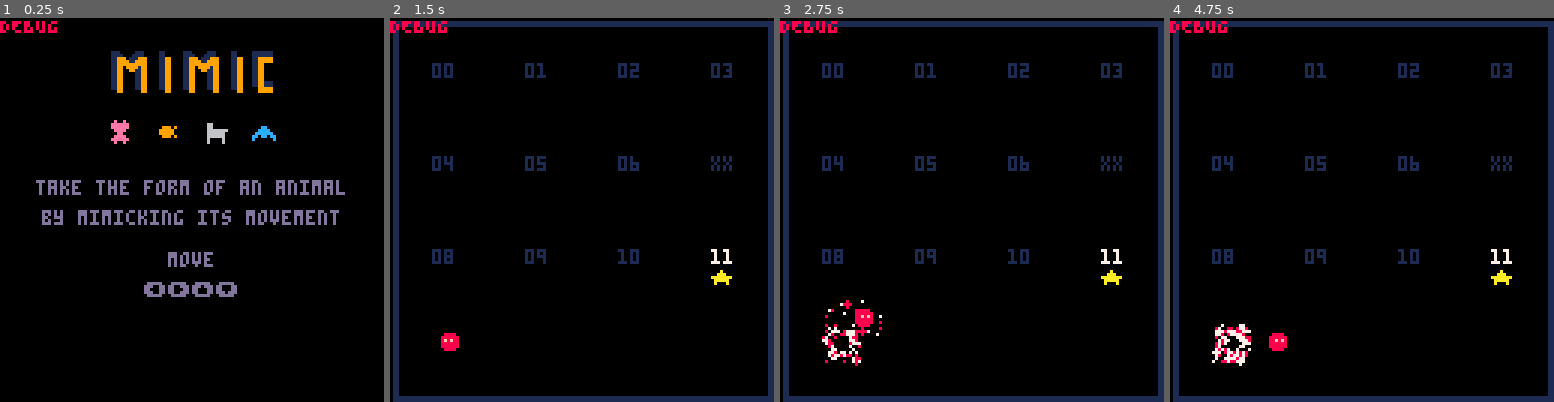
Above: before the commit, frames 1-4 (left to right).
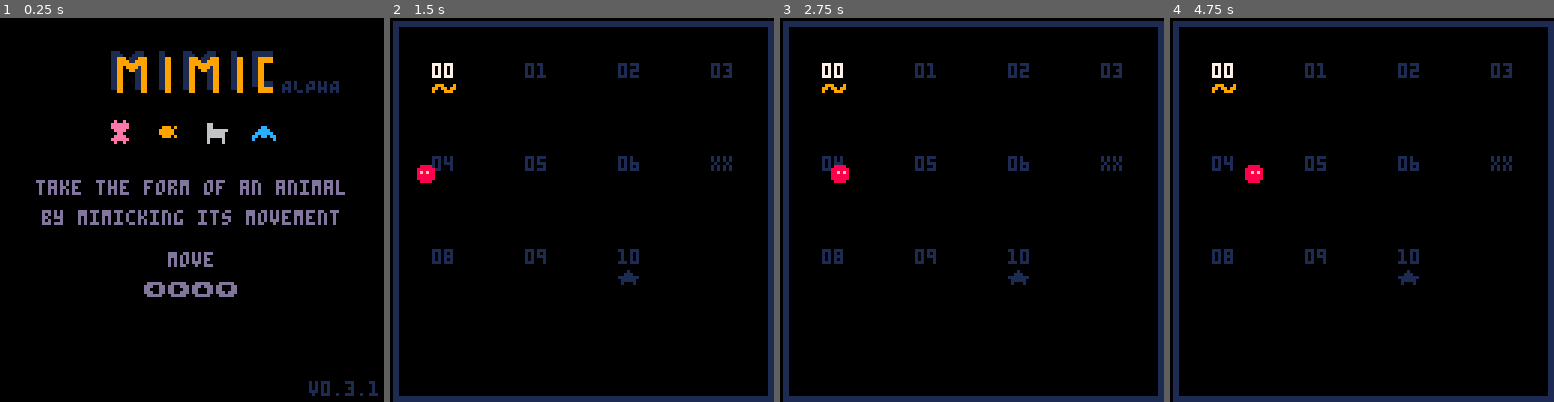
Above: after the commit, the same moments.

Repository: sourencho/mimic
Game: PICO-8 cartridge mimic.p8
Same seed, same stepped clock (60 frames per second), same inputs: the game is played once before the commit and once after it.
Inputs:
- Up to frame 1 (0.25 s): no input
- Up to frame 2 (1.5 s): tap X (X key) at 0.33, 1.07 s; tap O (Z key) at 0.7 s
- Up to frame 3 (2.75 s): hold Right 1.6-2.1 s; tap O (Z key) at 1.7, 2.1, 2.5 s; tap X (X key) at 1.85 s; hold Up 2.15-2.42 s; hold Right from 2.47 s (still down)
- Up to frame 4 (4.75 s): tap O (Z key) every 0.4 s from 2.9 to 4.5 s; tap X (X key) at 2.97, 4.08 s; release Right at 3.03 s; hold Left 3.08-3.58 s; hold Down 3.63-3.97 s; hold Right 4.02-4.68 s; hold Up from 4.73 s (still down)

The runs differ from the first frame. In frame 1, 0.8% of the frame differs, in the area x 0-99%, y 0-99%; in frame 2, 1.2%; in frame 3, 1.8%; in frame 4, 1.8%, in the area x 0-90%, y 0-91%.

Commit message:
Add alpha and ver to title screen

Diff:
--- a/mimic.p8
+++ b/mimic.p8
@@ -7,11 +7,11 @@
 -- DATA
 
 -- SETTINGS
-start_level = 11
-level_count = 12
+start_level = 0
+level_count = 11
 skip_levels = {7}
 
-slow_speed = 40 -- the larger the slower the npcs move
+slow_speed = 20 -- the larger the slower the npcs move
 tile_slow_speed = 2 -- the larger the slower the tiles animate
 player_spr_offset = 32
 
@@ -24,7 +24,7 @@
 
 level_size = 16
 
-debug_mode = true
+debug_mode = false
 SHOW_STATS = false
 debug = "DEBUG\n"
 
@@ -1338,6 +1338,8 @@
 
 
     map(100,58,36,10,8,4)
+    print("ALPHA", 94, 20, 1)
+    print("v0.3.1", 103, 121, 1)
 
     print(splash_inst_1, hcenter(splash_inst_1), 54, 13)
     print(splash_inst_2, hcenter(splash_inst_2), 64, 13)
